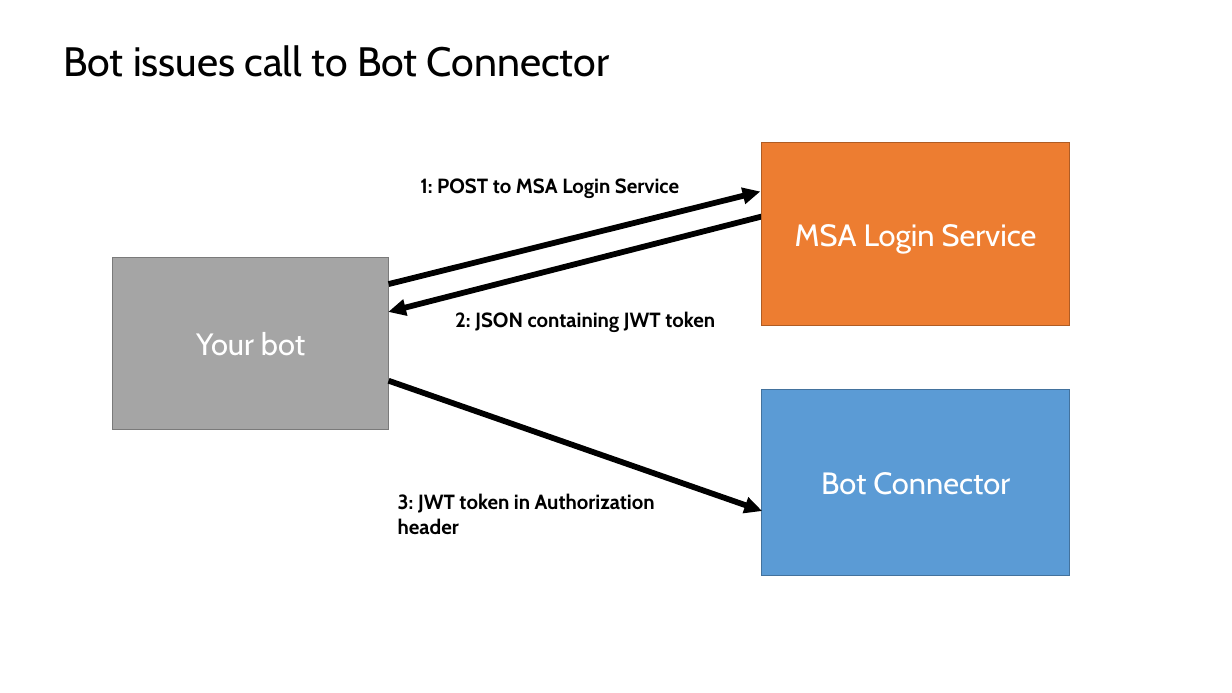
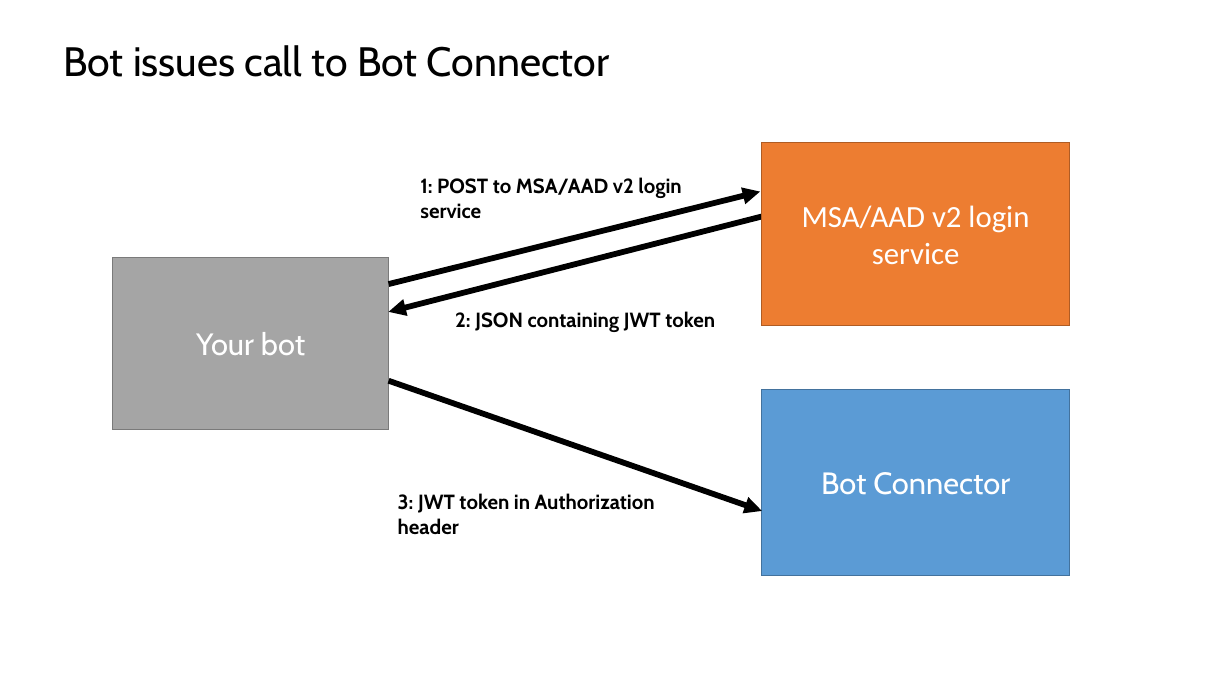
Before and after one commit to microsoft/BotBuilder-V3, a slide deck: slide 1 of en-us/images/connector/source/auth_bot_to_bot_connector.pptx. Drawn at 1232x693 pixels with LibreOffice and Linux fonts; fonts in the diff are those of the drawing. Boxes give left, top, right and bottom in pixels: in the first picture for what was removed or moved away, otherwise in the second. Text is boxed around its words. In the diff, an @@ line names an element or a change of style, - is before the commit and + after.

```diff
--- a/en-us/images/connector/source/auth_bot_to_bot_connector.pptx
+++ b/en-us/images/connector/source/auth_bot_to_bot_connector.pptx
@@ text at [420,177,681,219]: text changed @@
-1: POST to MSA Login Service
+1: POST to MSA/AAD v2 login service
@@ text in rectangle at [802,205,1029,265]: text changed; font Cabin to Calibri @@
-MSA Login Service
+MSA/AAD v2 login service
```
Also in this commit, not shown: 2 other files.
